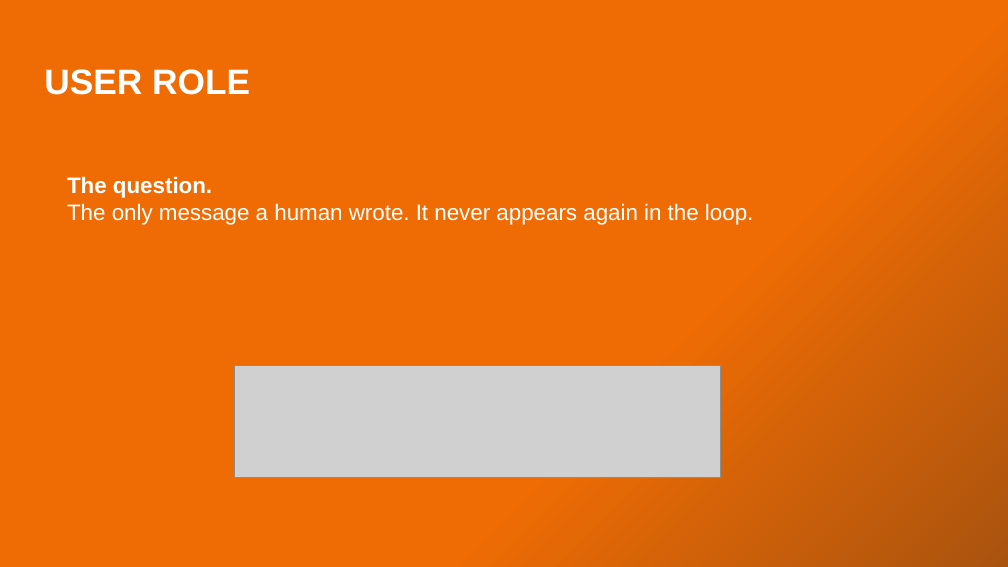
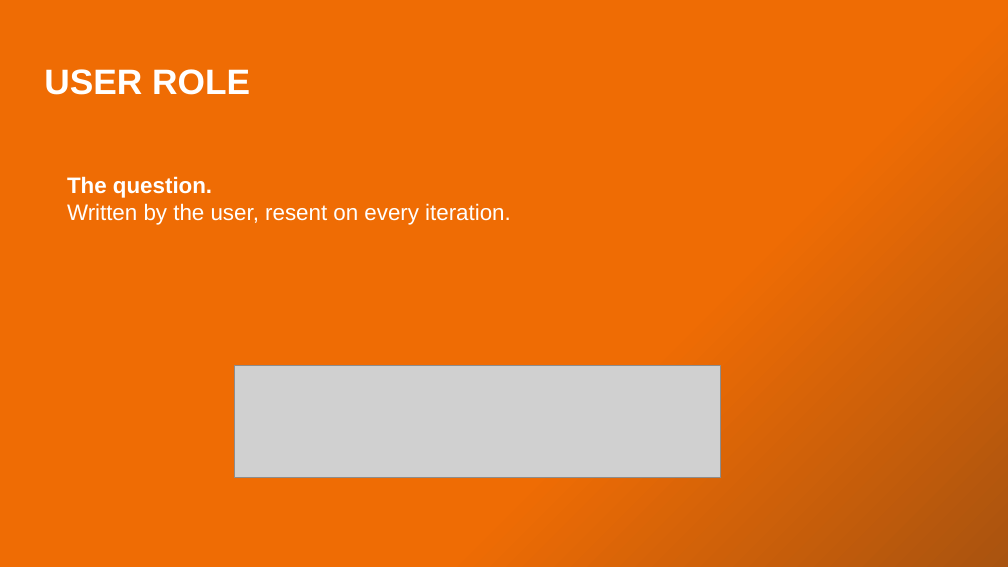
Before and after one commit to xkondix/ai-agents-JAVA-SPRING, a slide deck: slide 13 of presentations/The Agent Is a Loop .pptx. Drawn at 1008x567 pixels with LibreOffice and Linux fonts; fonts in the diff are those of the drawing; grey boxes stand for pictures. Boxes give left, top, right and bottom in pixels: in the first picture for what was removed or moved away, otherwise in the second. Text is boxed around its words. In the diff, an @@ line names an element or a change of style, - is before the commit and + after.

```diff
--- a/presentations/The Agent Is a Loop .pptx
+++ b/presentations/The Agent Is a Loop .pptx
@@ text at <box>67,203,511,225</box>: text changed @@
-The only message a human wrote. It never appears again in the loop.
+Written by the user, resent on every iteration.
```
Also in this commit, not shown: 16 other slides changed, 2 slides added, 1 slide removed, 26 other files.
